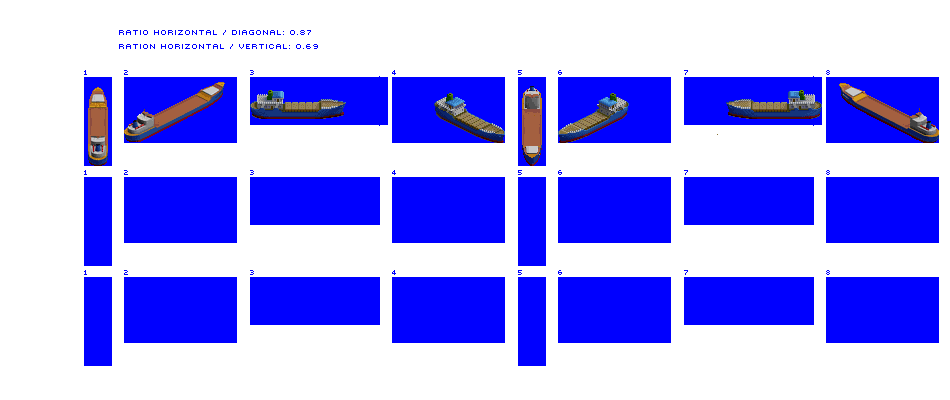
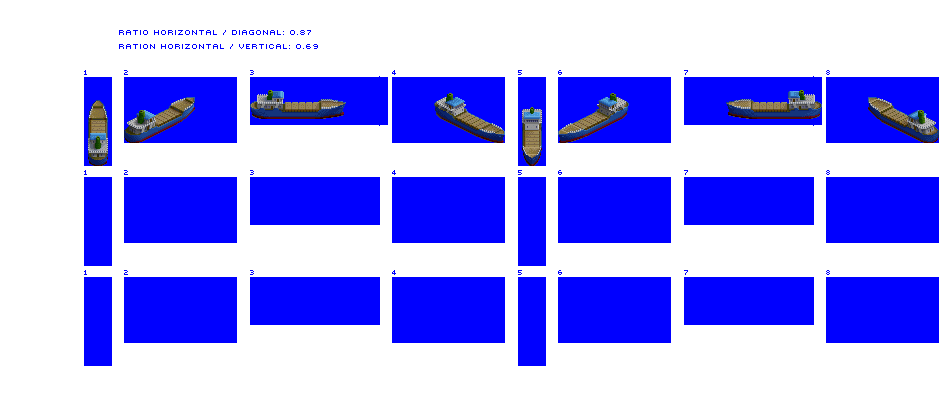
Comparing the layer stacks of the two 950x400 images. Changes:
painted on "Coaster" over [88, 82, 939, 166]
